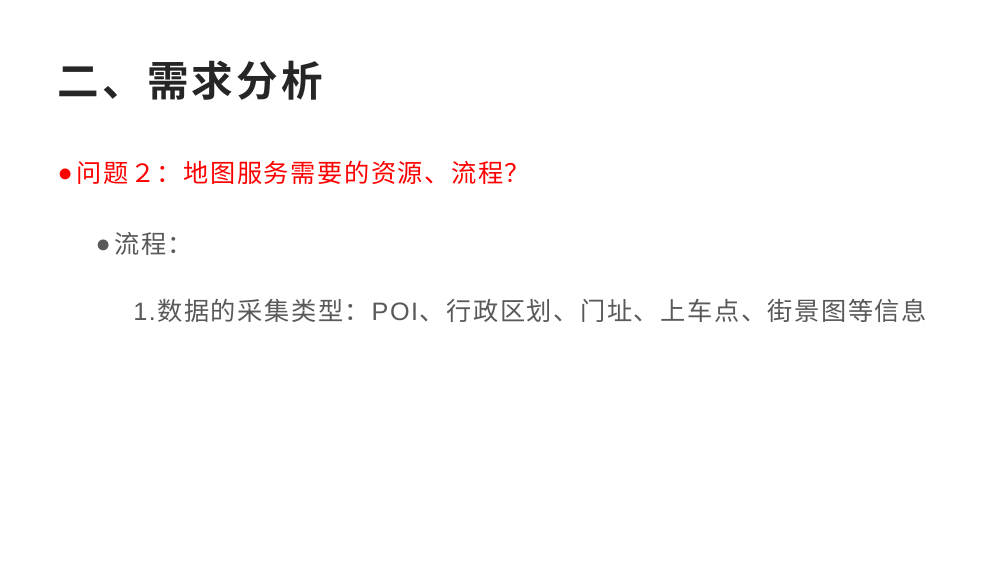
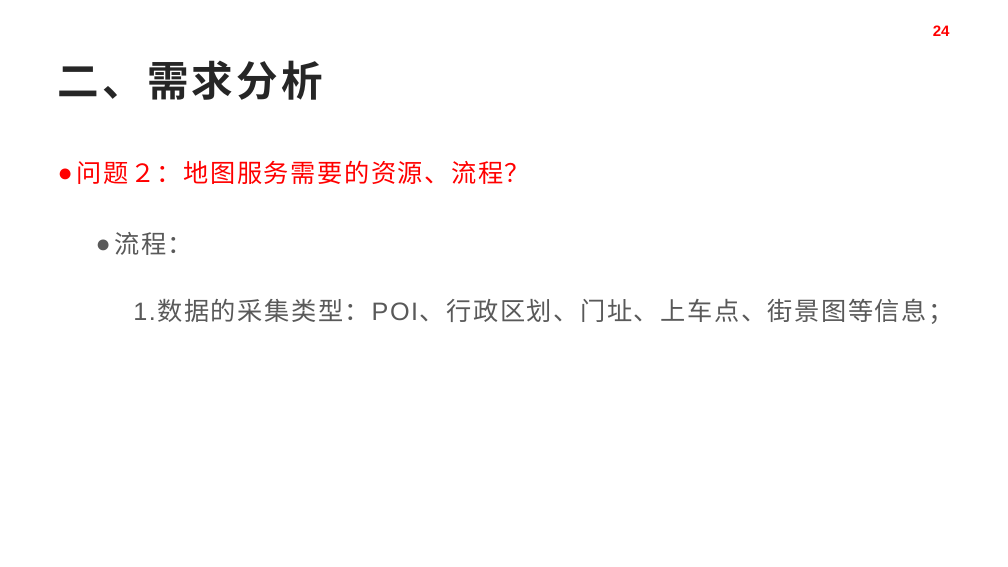
Before and after one commit to pkcile/firstPage, a slide deck: slide 24 of job/gis/download/GIS行业应用-12-28.pptx (slide 25 before the commit). Drawn at 1008x567 pixels with LibreOffice and Linux fonts; fonts in the diff are those of the drawing. Boxes give left, top, right and bottom in pixels: in the first picture for what was removed or moved away, otherwise in the second. Text is boxed around its words. In the diff, an @@ line names an element or a change of style, - is before the commit and + after.

```diff
--- a/job/gis/download/GIS行业应用-12-28.pptx
+++ b/job/gis/download/GIS行业应用-12-28.pptx
@@ page number added at [933,25,950,36], 14.4 pt, text #FF0000, bold @@
+24
@@ text at [133,300,953,324]: text changed @@
-    1.数据的采集类型：POI、行政区划、门址、上车点、街景图等信息
+    1.数据的采集类型：POI、行政区划、门址、上车点、街景图等信息；
```
Also in this commit, not shown: 66 other slides changed, 1 slide added, 2 slides removed, 3 other files.
